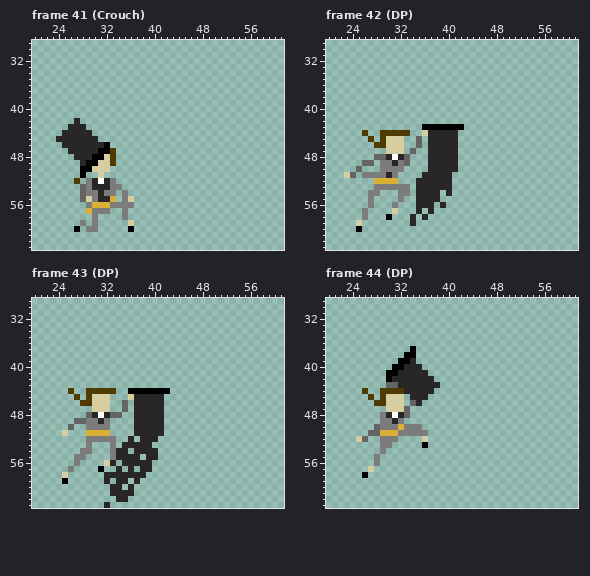
File history of a pixel-art file, GWS/Sprites/Movesets/HL Moveset/HL_Full_Moveset.ase. This is how it looked before the edit.
64x64 pixels, 268 frames. Shown: frame 41 (Crouch): x 20..61, y 29..63; frame 42 (DP): x 20..61, y 29..63; frame 43 (DP): x 20..61, y 29..63; frame 44 (DP): x 20..61, y 29..63. The commit also changed other frames, which this record leaves out.
And afterwards:
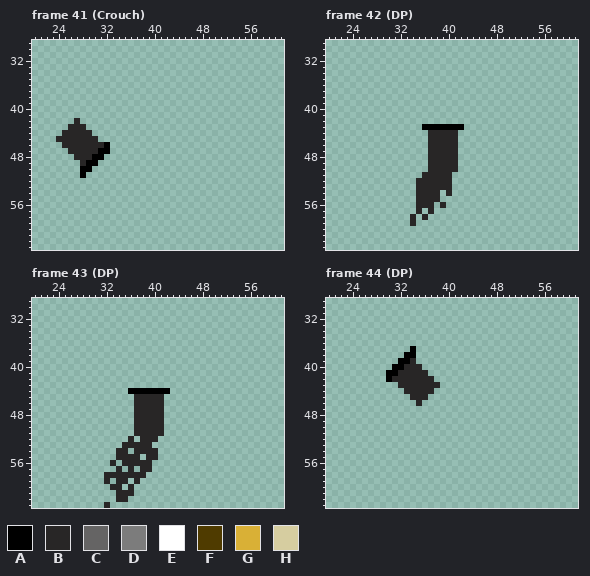
Palette (. is transparent): A #000000  B #282626  C #656464  D #7c7c7c  E #ffffff  F #4f3b00  G #d9b036  H #d6cda0
The exact change:
layer "Flattened" now hidden
Frame 41 (Crouch):
y 47: x 33 F -> .
y 48: x 32..33 HF -> ..
y 49: x 31..33 HHF -> ...
y 50: x 30..32 HHH -> ...
y 51: x 31 H -> .
y 52: x 27 F -> .; x 29..33 DBEBD -> .....
y 53: x 28..34 CDBBBDD -> .......
y 54: x 28..33 CDDBDD -> ......; x 35 D -> .
y 55: x 28..33 CHDBBG -> ......; x 35..36 DH -> ..
y 56: x 29..36 DGGGDDDD -> ........
y 57: x 29..32 GDDD -> ....; x 35 D -> .
y 58: x 30 D -> .; x 35 D -> .
y 59: x 28 D -> .; x 30 D -> .; x 36 H -> .
y 60: x 27 A -> .; x 29..30 DD -> ..; x 36 A -> .
Frame 42 (DP):
y 44: x 26 F -> .; x 29..33 FFFFF -> .....; x 36 H -> .
y 45: x 27 F -> .; x 29..32 FHHH -> ....; x 35 C -> .
y 46: x 28..32 FFHHH -> .....; x 35 C -> .
y 47: x 30..32 HHH -> ...; x 34 C -> .
y 48: x 28..33 CCBEBC -> ......
y 49: x 26..27 CC -> ..; x 29..33 DDBDC -> .....
y 50: x 25 C -> .; x 29..32 DDDD -> ....
y 51: x 23..24 HC -> ..; x 26..31 DDDDBD -> ......
y 52: x 28..31 GGGG -> ....
y 53: x 28..33 DDDDDD -> ......
y 54: x 27..28 DD -> ..; x 32..33 DD -> ..
y 55: x 27 D -> .; x 32 D -> .
y 56: x 27 D -> .; x 31 D -> .
y 57: x 26 D -> .; x 31 H -> .
y 58: x 26 D -> .; x 30 A -> .
y 59: x 25 H -> .
y 60: x 25 A -> .
Frame 43 (DP):
y 44: x 26 F -> .; x 29..33 FFFFF -> .....
y 45: x 27 F -> .; x 29..32 FHHH -> ....; x 36 H -> .
y 46: x 28..32 FFHHH -> .....; x 35 C -> .
y 47: x 30..32 HHH -> ...; x 35 C -> .
y 48: x 29..34 CBEBCC -> ......
y 49: x 27..32 CCDDBD -> ......
y 50: x 26 C -> .; x 29..32 DDDD -> ....
y 51: x 25 H -> .; x 29..32 GGGG -> ....
y 52: x 29..33 DDDDD -> .....
y 53: x 29 D -> .; x 33 D -> .
y 54: x 28..29 DD -> ..; x 33 D -> .
y 55: x 27..28 DD -> ..; x 33 D -> .
y 56: x 27 D -> .; x 32 H -> .
y 57: x 26 D -> .; x 31 A -> .
y 58: x 25 H -> .
y 59: x 25 A -> .
y 61: x 33 B -> .
Frame 44 (DP):
y 43: x 30..31 CC -> ..
y 44: x 26 F -> .; x 29..32 FFFF -> ....
y 45: x 27 F -> .; x 29..32 FHHH -> ....
y 46: x 28..32 FFHHH -> .....; x 34 C -> .
y 47: x 30..33 HHHC -> ....
y 48: x 29..33 DBEBC -> .....
y 49: x 29..32 DDBD -> ....
y 50: x 28..35 CDDDGDDD -> ........
y 51: x 27..36 CCGGGDDDDD -> ..........
y 52: x 25..26 HC -> ..; x 29..31 DDD -> ...; x 36 H -> .
y 53: x 29..30 DD -> ..; x 36 A -> .
y 54: x 29 D -> .
y 55..56: x 28 D -> .
y 57: x 27 H -> .
y 58: x 26 A -> .
Pixel boxes of the changes (left, top, right, bottom) in both pictures:
erased: (74, 148, 134, 232)
erased: (344, 130, 428, 232)
erased: (62, 388, 134, 496)
erased: (356, 382, 428, 478)
